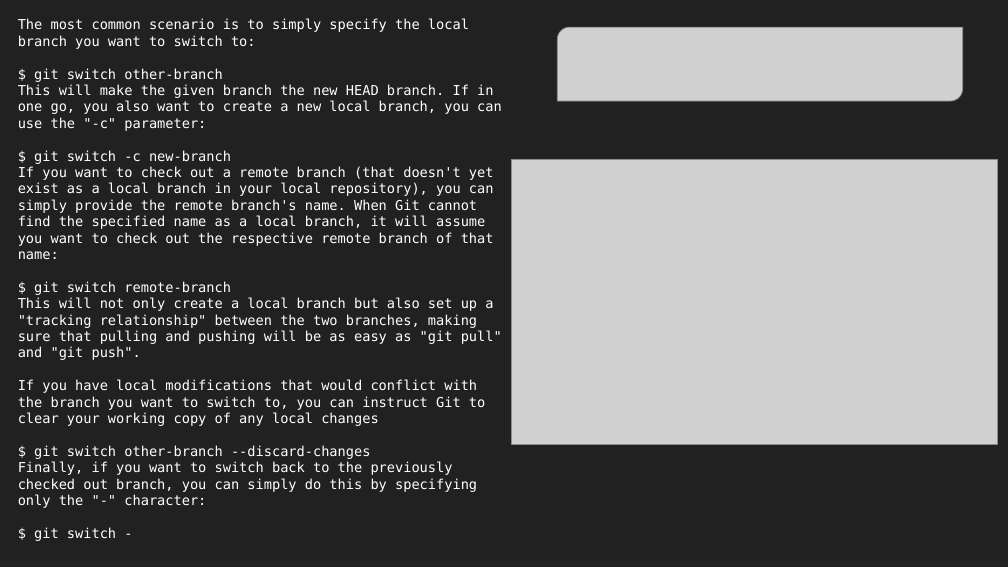
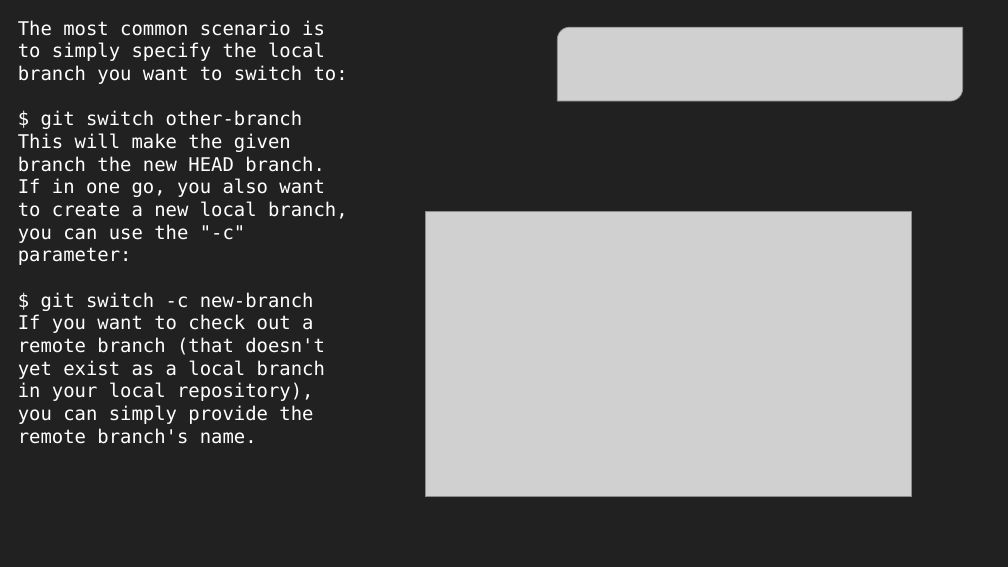
Before and after one commit to Amor-codes/KOSStask, a slide deck: slide 12 of KOSS.pptx. Drawn at 1008x567 pixels with LibreOffice and Linux fonts; fonts in the diff are those of the drawing; grey boxes stand for pictures. Boxes give left, top, right and bottom in pixels: in the first picture for what was removed or moved away, otherwise in the second. Text is boxed around its words. In the diff, an @@ line names an element or a change of style, - is before the commit and + after.

```diff
--- a/KOSS.pptx
+++ b/KOSS.pptx
@@ text at box(18, 20, 348, 311): size 13 to 18 pt in "The most common scenario is to simply ...", "$ git switch other-branch", "This will make the given branch the ...", "$ git switch -c new-branch" @@
@@ picture: place and size @@
-picture at box(512, 160, 997, 445)
+picture at box(426, 212, 911, 497)
@@ text at box(18, 314, 325, 444): text changed; size 13 to 18 pt @@
-If you want to check out a remote branch (that doesn't yet exist as a local branch in your local repository), you can simply provide the remote branch's name. When Git cannot find the specified name as a local branch, it will assume you want to check out the respective remote branch of that name:
-$ git switch remote-branch
-This will not only create a local branch but also set up a "tracking relationship" between the two branches, making sure that pulling and pushing will be as easy as "git pull" and "git push".
-If you have local modifications that would conflict with the branch you want to switch to, you can instruct Git to clear your working copy of any local changes
-$ git switch other-branch --discard-changes
-Finally, if you want to switch back to the previously checked out branch, you can simply do this by specifying only the "-" character:
-$ git switch -
+If you want to check out a remote branch (that doesn't yet exist as a local branch in your local repository), you can simply provide the remote branch's name.
```
Also in this commit, not shown: 10 other slides changed.
